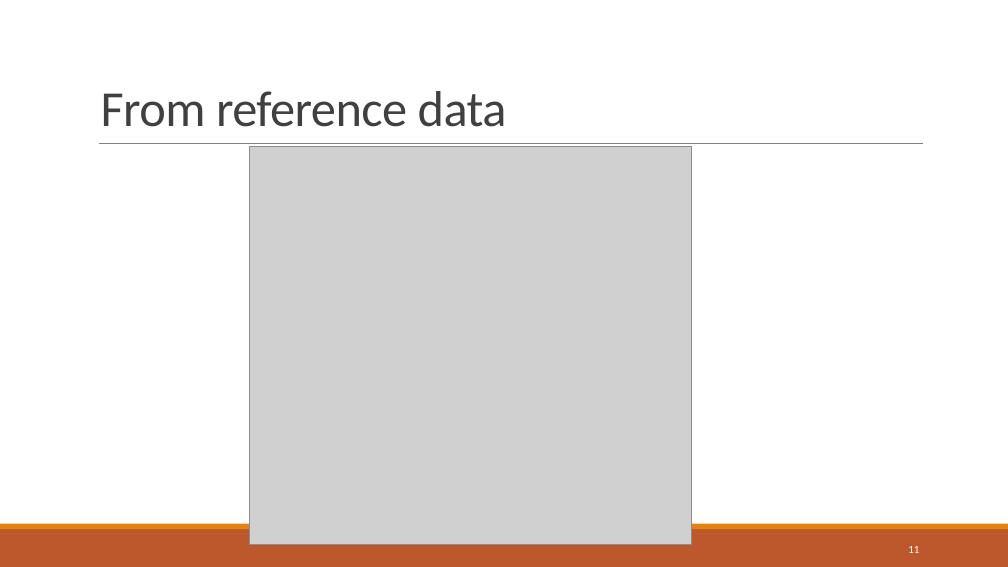
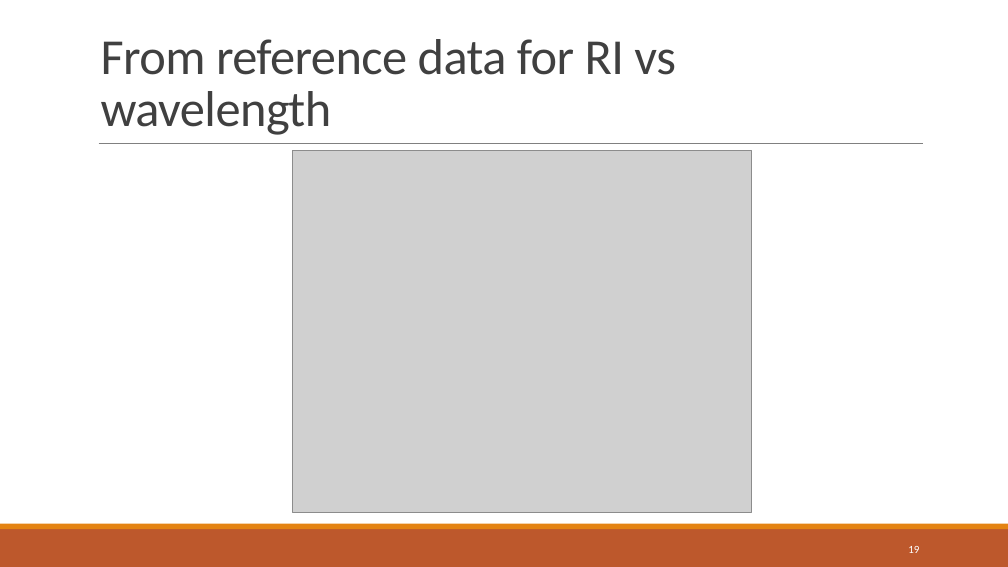
Before and after one commit to rid181198/optical-properties, a slide deck: slide 19 of p2.pptx (slide 11 before the commit). Drawn at 1008x567 pixels with LibreOffice and Linux fonts; fonts in the diff are those of the drawing; grey boxes stand for pictures. Boxes give left, top, right and bottom in pixels: in the first picture for what was removed or moved away, otherwise in the second. Text is boxed around its words. In the diff, an @@ line names an element or a change of style, - is before the commit and + after.

```diff
--- a/p2.pptx
+++ b/p2.pptx
@@ title at (x1=101, y1=39, x2=676, y2=135): text changed @@
-From reference data
+From reference data for RI vs wavelength
@@ picture resized from (x1=250, y1=147, x2=692, y2=544) to (x1=293, y1=150, x2=752, y2=513) @@
@@ page number at (x1=908, y1=546, x2=919, y2=553): text changed @@
-11
+19
```
Also in this commit, not shown: 3 other slides changed, 11 slides added, 1 slide removed, 7 other files.
